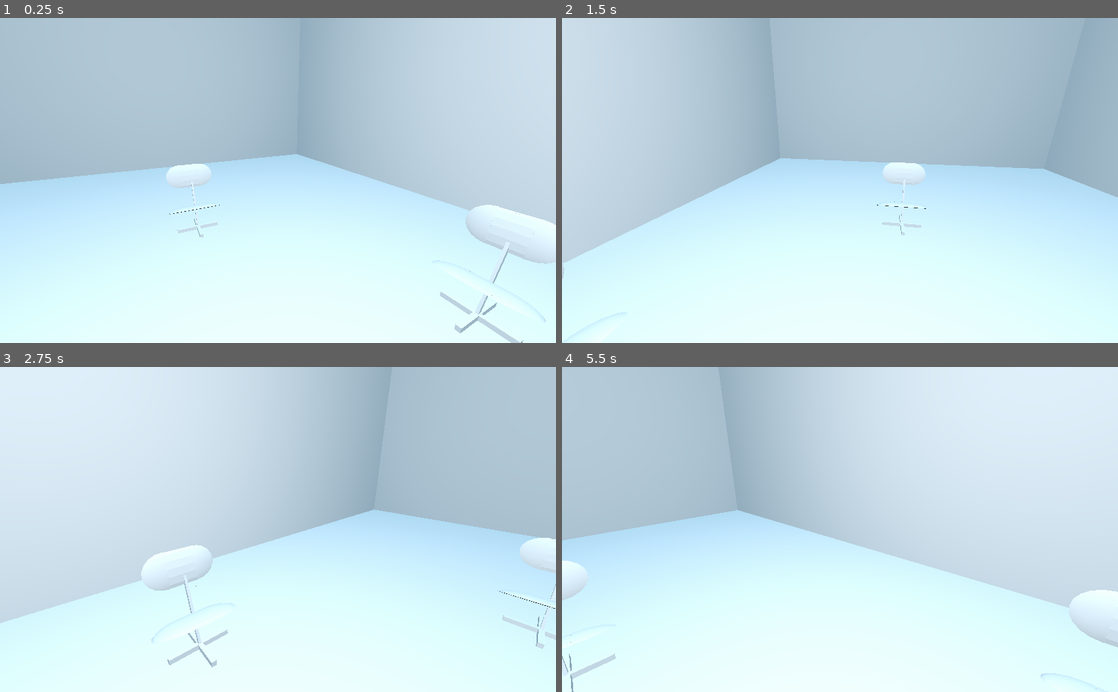
Above: before the commit, frames 1-4 (two rows, left to right).
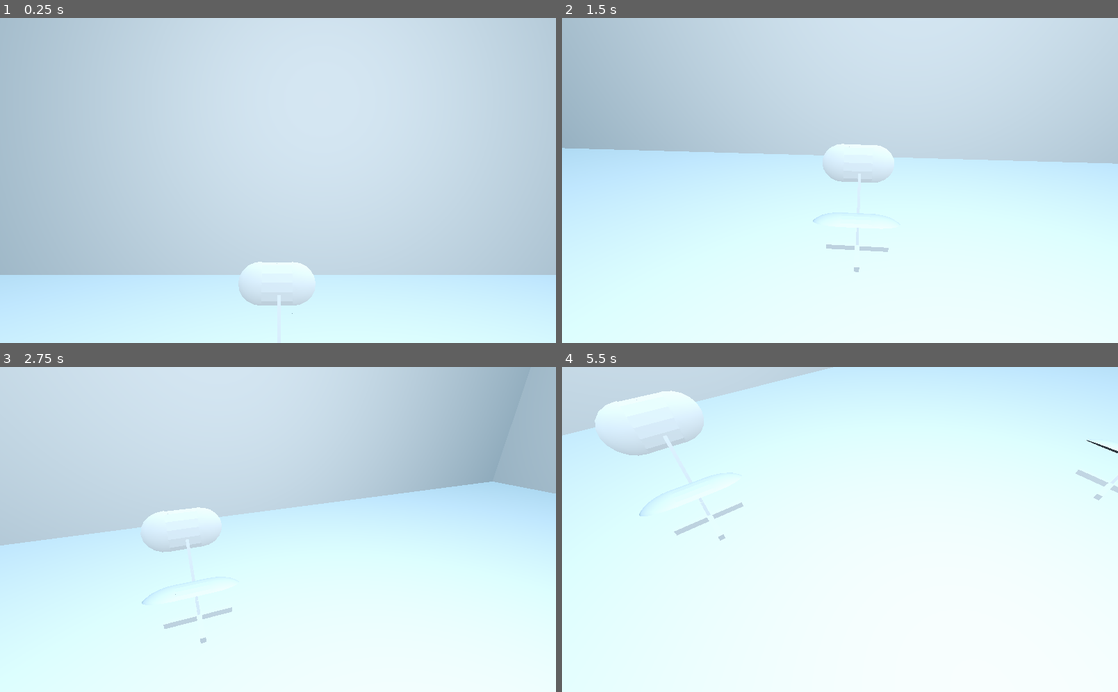
Above: after the commit, the same moments.

Repository: LCinder/EV
Game: Godot game, scene res://Scene1.tscn
Two runs of this game, one before a commit and one after it. Both use one fixed random seed, a clock stepped at 60 frames per second and the inputs below.
Inputs:
- Up to frame 1 (0.25 s): no input
- Up to frame 2 (1.5 s): hold Down (Down Camera, bound only after the commit) 0.53-1.28 s; tap Left (Left Camera, bound only after the commit) at 0.8, 1.35 s
- Up to frame 3 (2.75 s): tap Right (Right Camera, bound only after the commit) at 1.55 s; hold Right (Right Camera, bound only after the commit) from 2.03 s (still down); tap Up (Up Camera, bound only after the commit) at 2.3 s
- Up to frame 4 (5.5 s): release Right (Right Camera, bound only after the commit) at 2.78 s; tap Up (Up Camera, bound only after the commit) at 2.85, 5.3 s; tap Down (Down Camera, bound only after the commit) at 3.05 s; hold Down (Down Camera, bound only after the commit) 3.53-4.28 s; tap Left (Left Camera, bound only after the commit) at 3.8, 4.35 s; tap Right (Right Camera, bound only after the commit) at 4.55 s; hold Right (Right Camera, bound only after the commit) from 5.03 s (still down)

The runs differ from the first frame. In frame 1, 47% of the frame differs, in the area x 0-100%, y 0-100%; in frame 2, 44%; in frame 3, 18%; in frame 4, 51%.

Commit message:
PRactica 1 casi terminada

Diff:
--- a/Practicas/Practica 1/Camera2.gd
+++ b/Practicas/Practica 1/Camera2.gd
@@ -1,10 +1,9 @@
 extends Camera
 
 
-# Declare member variables here. Examples:
-# var a = 2
-# var b = "text"
-
+var seconds = 0
+var SENSIBILITY = 0.01
+var LIMIT_Y_UP = 0.8
 
 # Called when the node enters the scene tree for the first time.
 func _ready():
@@ -13,4 +12,45 @@
 
 # Called every frame. 'delta' is the elapsed time since the previous frame.
 func _process(delta):
-	rotation_degrees.y += 0.5
+	if Input.is_action_pressed("Left Camera"):
+		print("y:")
+		print(get_camera_transform().basis.y.y)
+		print("\n")
+		print("z:")
+		print(get_camera_transform().basis.y.x)
+		print("\n")
+		rotate_y(SENSIBILITY)
+	if Input.is_action_pressed("Right Camera"):
+		print("y:")
+		print(get_camera_transform().basis.y.y)
+		print("\n")
+		print("z:")
+		print(get_camera_transform().basis.y.x)
+		print("\n")
+		rotate_y(-SENSIBILITY)
+	if Input.is_action_pressed("Up Camera") and get_camera_transform().basis.y.y >= LIMIT_Y_UP and get_camera_transform().basis.y.z < 0.5:
+		print("y:")
+		print(get_camera_transform().basis.y.y)
+		print("\n")
+		print("z:")
+		print(get_camera_transform().basis.y.x)
+		print("\n")
+		rotate_object_local(Vector3(1, 0, 0), SENSIBILITY)
+	if Input.is_action_pressed("Down Camera"):# and get_camera_transform().basis.y.y >= LIMIT_Y_UP and get_camera_transform().basis.y.z > -0.5:
+		print("y:")
+		print(get_camera_transform().basis.y.y)
+		print("\n")
+		print("z:")
+		print(get_camera_transform().basis.y.x)
+		print("\n")
+		rotate_object_local(Vector3(1, 0, 0), -SENSIBILITY)
+
+func _orbit_y(s):
+	rotate_y(s)
+
+func _orbit_every_second(delta):
+	seconds += delta
+
+	if seconds >= 1:
+		_orbit_y(1)
+		seconds = 0
--- /dev/null
+++ b/Practicas/Practica 1/Scene.tscn
@@ -0,0 +1,46 @@
+[gd_scene format=2]
+
+[node name="Spatial" type="Spatial"]
+
+[node name="Camera" type="Camera" parent="."]
+transform = Transform( 0.871787, -0.184853, 0.45367, 0, 0.926075, 0.37734, -0.489885, -0.32896, 0.80734, 14.4468, 24.7151, 53.5351 )
+current = true
+fov = 43.4236
+
+[node name="OmniLight" type="OmniLight" parent="."]
+transform = Transform( 1, 0, 0, 0, 1, 0, 0, 0, 1, 2.95241, 25.9011, 40.3354 )
+light_energy = 1.881
+omni_range = 40.73
+
+[node name="Entrada" type="CSGBox" parent="."]
+transform = Transform( 1, 0, 0, 0, 1, 0, 0, 0, 1, -11.3063, -3.73908, 9.67076 )
+width = 14.366
+height = 14.456
+depth = 11.7804
+
+[node name="Torre1" type="CSGCylinder" parent="."]
+transform = Transform( 10, 0, 0, 0, 10, 0, 0, 0, 10, -24.8803, 0.246485, 16.2461 )
+radius = 0.785638
+height = 2.28975
+
+[node name="Torre2" type="CSGCylinder" parent="."]
+transform = Transform( 10, 0, 0, 0, 10, 0, 0, 0, 10, -25.1346, 8.02141, 15.8202 )
+radius = 0.865391
+height = 0.659563
+
+[node name="Torre3" type="CSGCylinder" parent="."]
+transform = Transform( 10, 0, 0, 0, 10, 0, 0, 0, 10, -25.1346, 13.0177, 15.8202 )
+radius = 0.956205
+height = 0.659563
+
+[node name="Torre4" type="CSGCylinder" parent="Torre3"]
+transform = Transform( 1, 0, 0, 0, 1, 0, 0, 0, 1, 0, 0.2419, 0 )
+operation = 2
+radius = 0.720984
+height = 0.327968
+
+[node name="Castillo" type="CSGBox" parent="."]
+transform = Transform( 10, 0, 0, 0, 10, 0, 0, 0, 10, -9.70439, -4.43779, -12.419 )
+width = 4.1124
+height = 1.34041
+depth = 4.42928
--- a/Practicas/Practica 1/Scene1.tscn
+++ b/Practicas/Practica 1/Scene1.tscn
@@ -6,7 +6,8 @@
 [node name="Spatial" type="Spatial"]
 
 [node name="Camera2" type="Camera" parent="."]
-transform = Transform( 0.565485, -0.247886, 0.786625, 0, 0.953764, 0.300556, -0.824758, -0.16996, 0.53934, 2.12668, 5.79594, 1.19994 )
+transform = Transform( 1, 0, 0, 0, 1, 0, 0, 0, 1, 0, 5.381, 0 )
+fov = 64.9678
 script = ExtResource( 2 )
 
 [node name="OmniLight" type="OmniLight" parent="."]
--- a/Practicas/Practica 1/project.godot
+++ b/Practicas/Practica 1/project.godot
@@ -14,6 +14,29 @@
 run/main_scene="res://Scene1.tscn"
 config/icon="res://icon.png"
 
+[input]
+
+"Left Camera"={
+"deadzone": 0.5,
+"events": [ Object(InputEventKey,"resource_local_to_scene":false,"resource_name":"","device":0,"alt":false,"shift":false,"control":false,"meta":false,"command":false,"pressed":false,"scancode":16777231,"physical_scancode":0,"unicode":0,"echo":false,"script":null)
+ ]
+}
+"Right Camera"={
+"deadzone": 0.5,
+"events": [ Object(InputEventKey,"resource_local_to_scene":false,"resource_name":"","device":0,"alt":false,"shift":false,"control":false,"meta":false,"command":false,"pressed":false,"scancode":16777233,"physical_scancode":0,"unicode":0,"echo":false,"script":null)
+ ]
+}
+"Up Camera"={
+"deadzone": 0.5,
+"events": [ Object(InputEventKey,"resource_local_to_scene":false,"resource_name":"","device":0,"alt":false,"shift":false,"control":false,"meta":false,"command":false,"pressed":false,"scancode":16777232,"physical_scancode":0,"unicode":0,"echo":false,"script":null)
+ ]
+}
+"Down Camera"={
+"deadzone": 0.5,
+"events": [ Object(InputEventKey,"resource_local_to_scene":false,"resource_name":"","device":0,"alt":false,"shift":false,"control":false,"meta":false,"command":false,"pressed":false,"scancode":16777234,"physical_scancode":0,"unicode":0,"echo":false,"script":null)
+ ]
+}
+
 [physics]
 
 common/enable_pause_aware_picking=true
